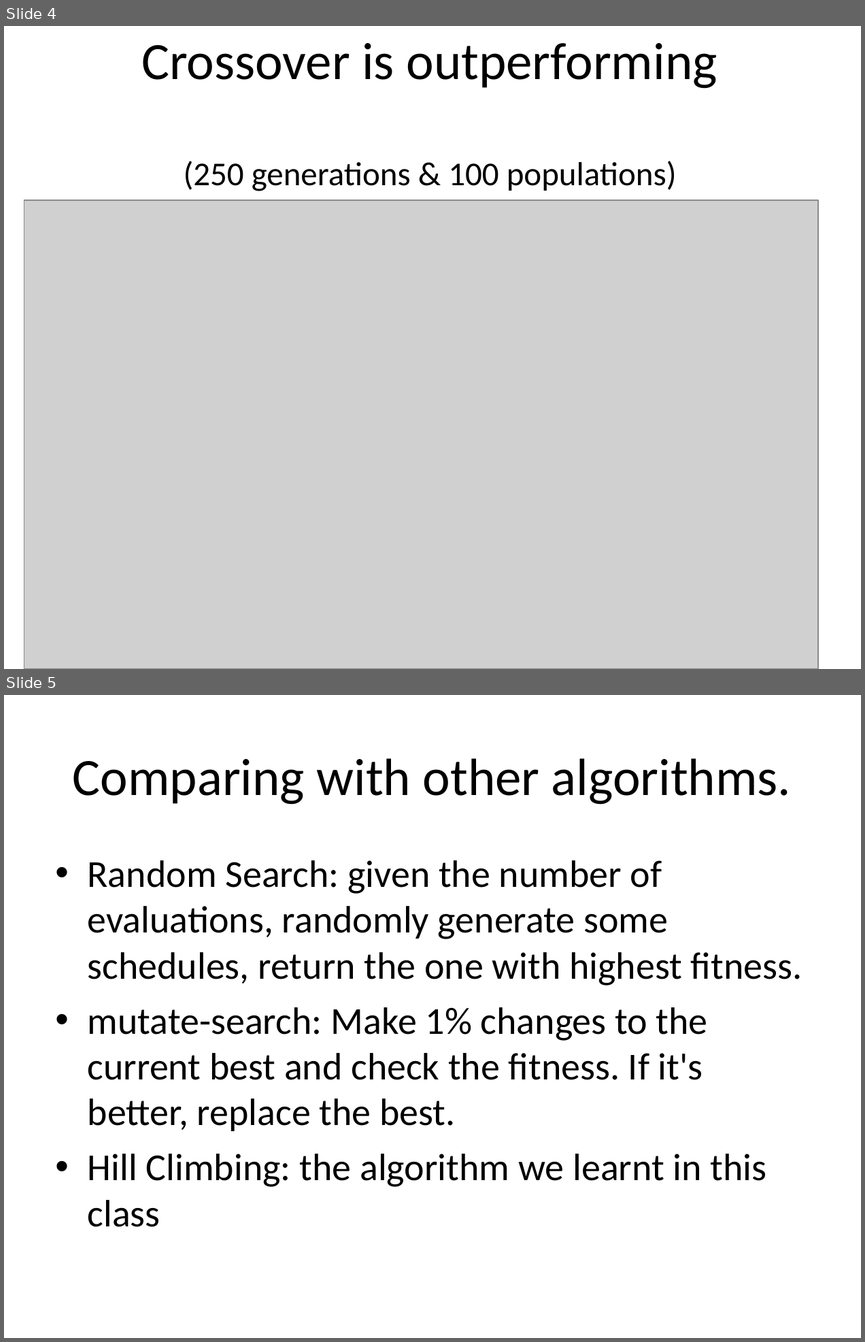
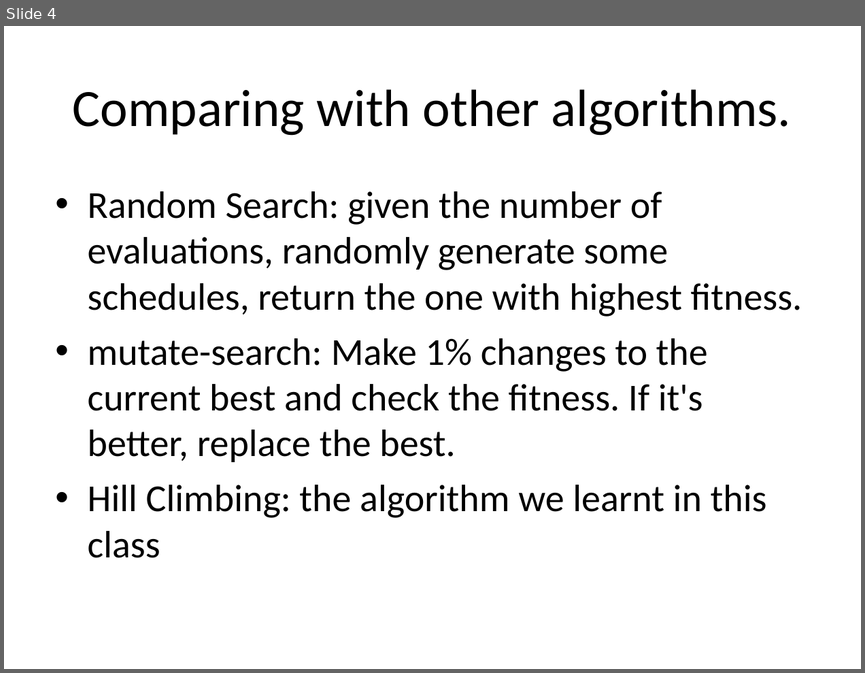
Before and after one commit to putrakoreng/csc384-genetic-algorithms-project, a slide deck: GA_TestBench/Data Files/presentation.ppt. Shown one above the other, each under a label of ours: slides 4 and 5 before the commit, slide 4 after it. The pictures are 865x1342 and 865x673 pixels, drawn with LibreOffice and Linux fonts; fonts in the diff are those of the drawing; grey boxes stand for pictures. Boxes give left, top, right and bottom in pixels: in the first picture for what was removed or moved away, otherwise in the second. Text is boxed around its words. In the diff, an @@ line names an element or a change of style, - is before the commit and + after.

```diff
--- a/GA_TestBench/Data Files/presentation.ppt
+++ b/GA_TestBench/Data Files/presentation.ppt
@@ slide 4 removed at [4, 26, 861, 669], background #FFFFFF @@
@@ title removed at [141, 43, 717, 191] @@
-Crossover is outperforming
-(250 generations & 100 populations)
@@ picture removed at [24, 200, 818, 669] @@
@@ what was slide 5 is now slide 4 @@
```
Also in this commit, not shown: 2 slides changed, 5 slides added, 2 other slides removed, 1 other file.
